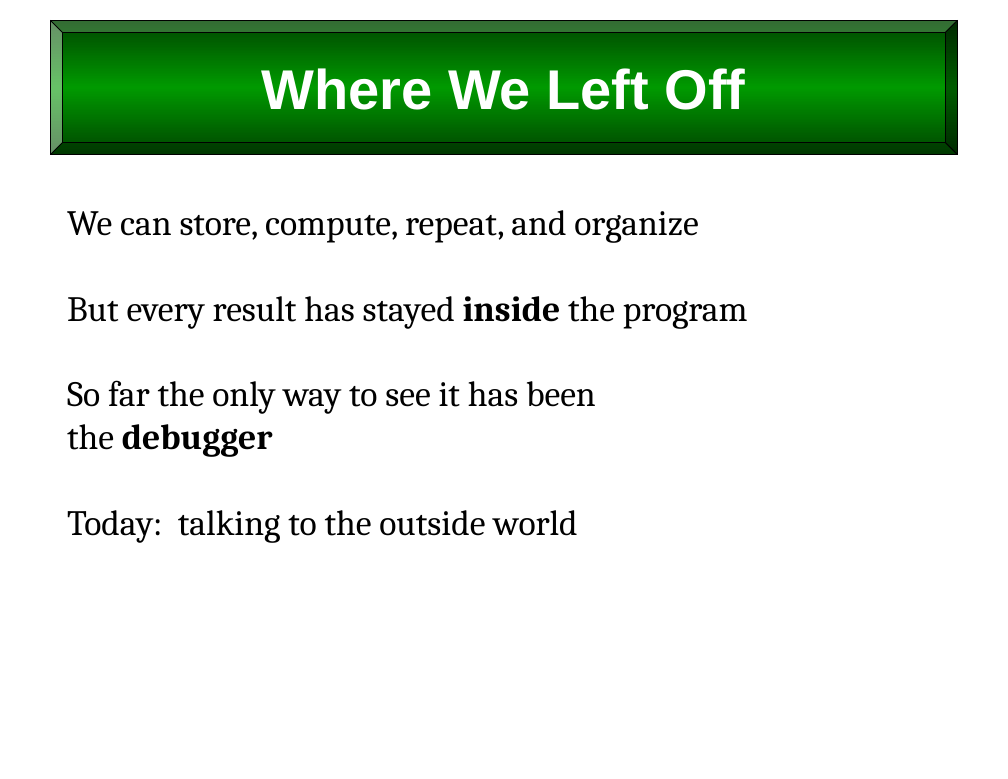
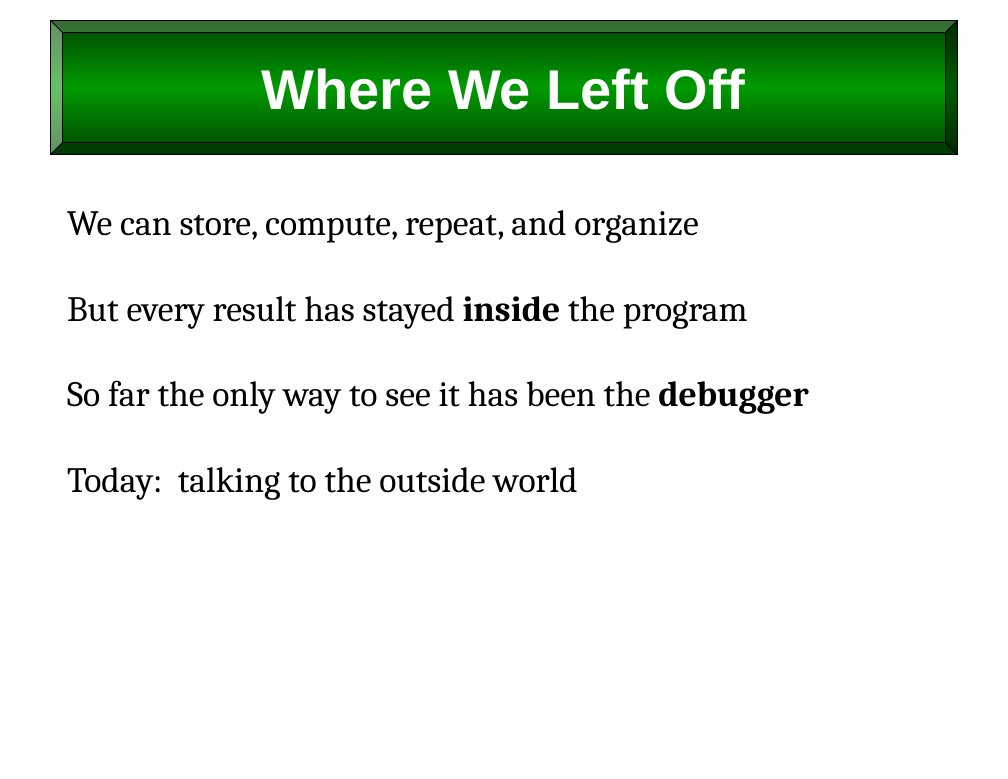
Before and after one commit to billswartz7/IntroToProgramming, a slide deck: slide 2 of Slides/L11_Input-and-Output.pptx. Drawn at 1008x779 pixels with LibreOffice and Linux fonts; fonts in the diff are those of the drawing. Boxes give left, top, right and bottom in pixels: in the first picture for what was removed or moved away, otherwise in the second. Text is boxed around its words. In the diff, an @@ line names an element or a change of style, - is before the commit and + after.

```diff
--- a/Slides/L11_Input-and-Output.pptx
+++ b/Slides/L11_Input-and-Output.pptx
@@ text at (67,380,809,414): text changed @@
-So far the only way to see it has been
-the debugger
+So far the only way to see it has been the debugger
```
Also in this commit, not shown: 2 other slides changed, 8 other files.
